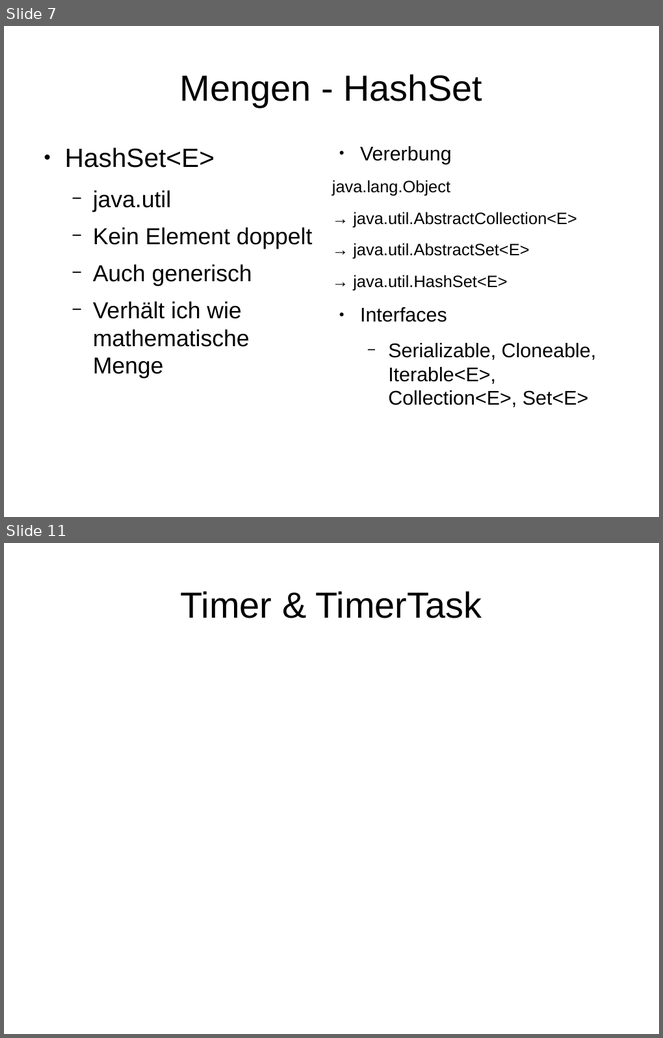
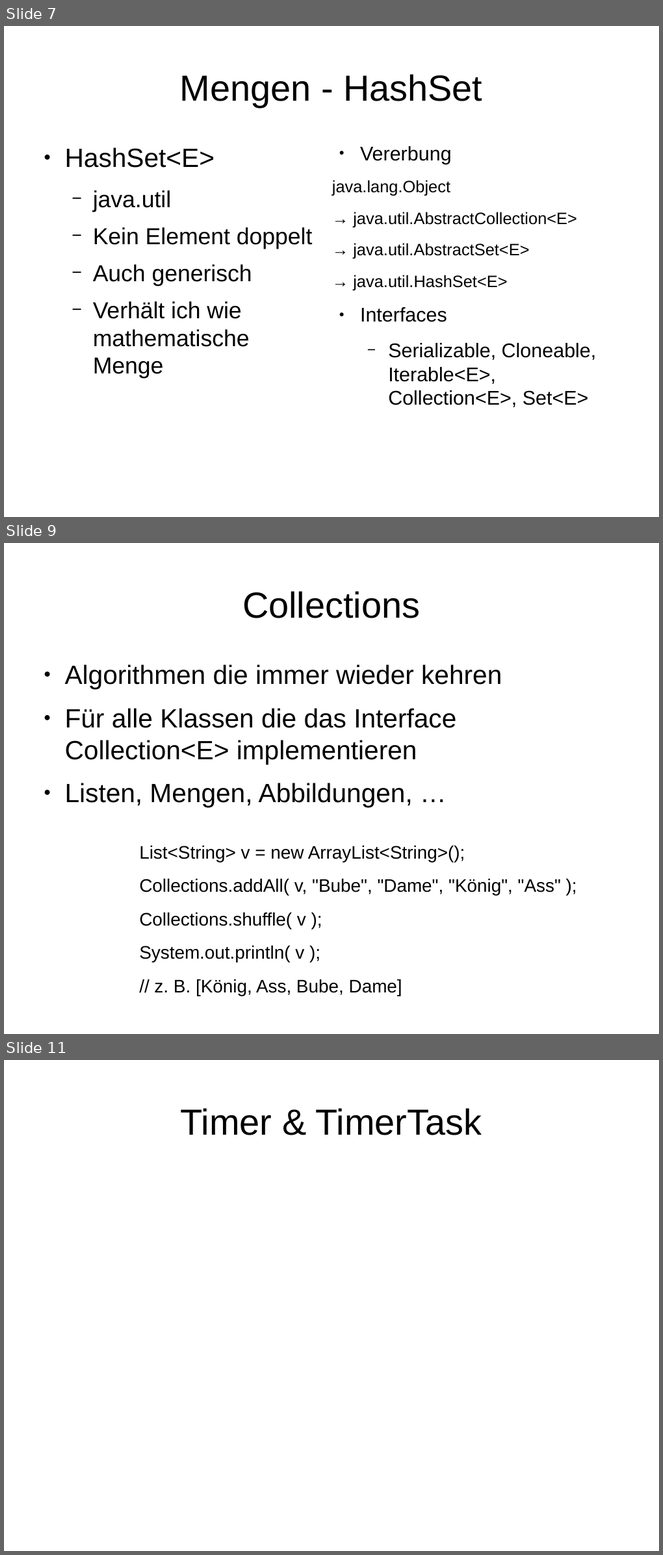
Before and after one commit to gormed/tutorium, a slide deck: Java_Documentation_Slides.odp. Shown one above the other, each under a label of ours: slides 7 and 11 before the commit, slides 7, 9 and 11 after it; the slides between them are not shown. The pictures are 663x1038 and 663x1555 pixels, drawn with LibreOffice and Linux fonts; fonts in the diff are those of the drawing. Boxes give left, top, right and bottom in pixels: in the first picture for what was removed or moved away, otherwise in the second. Text is boxed around its words. In the diff, an @@ line names an element or a change of style, - is before the commit and + after.

```diff
--- a/Java_Documentation_Slides.odp
+++ b/Java_Documentation_Slides.odp
@@ slide 9 added at box(4, 543, 659, 1034), background #FFFFFF @@
@@ title added at box(243, 591, 420, 618), 44 pt, text #000000 @@
+Collections
@@ text added at box(65, 665, 502, 808), 32 pt, text #000000 @@
+● Algorithmen die immer wieder kehren
+● Für alle Klassen die das Interface Collection<E> implementieren
+● Listen, Mengen, Abbildungen, …
@@ text added at box(139, 845, 561, 996), 22 pt, text #000000 @@
+List<String> v = new ArrayList<String>();
+Collections.addAll( v, "Bube", "Dame", "König", "Ass" );
+Collections.shuffle( v );
+System.out.println( v );
+// z. B. [König, Ass, Bube, Dame]
```
Also in this commit, not shown: 2 slides changed, 1 other slide added, 2 slides removed, 6 other files.
